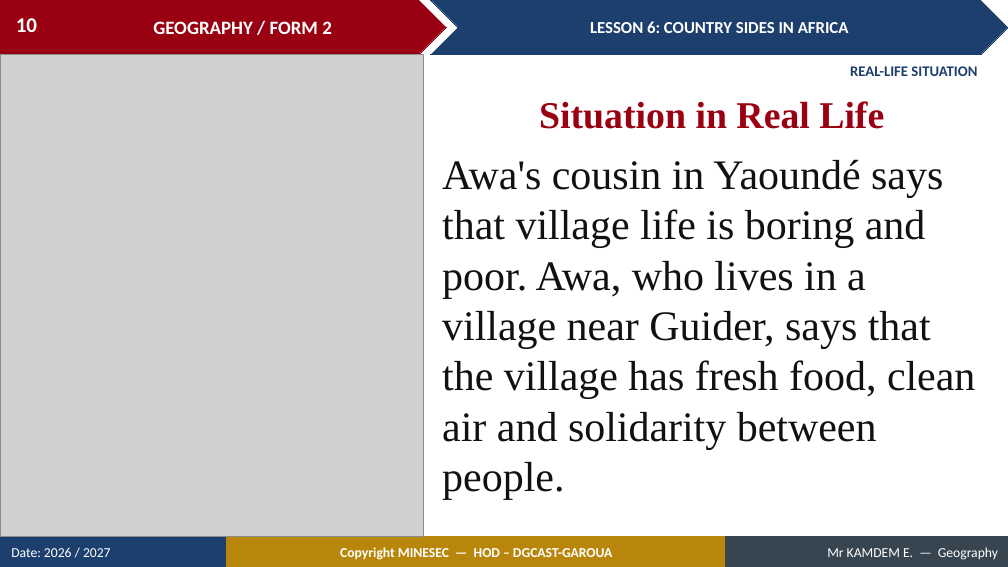
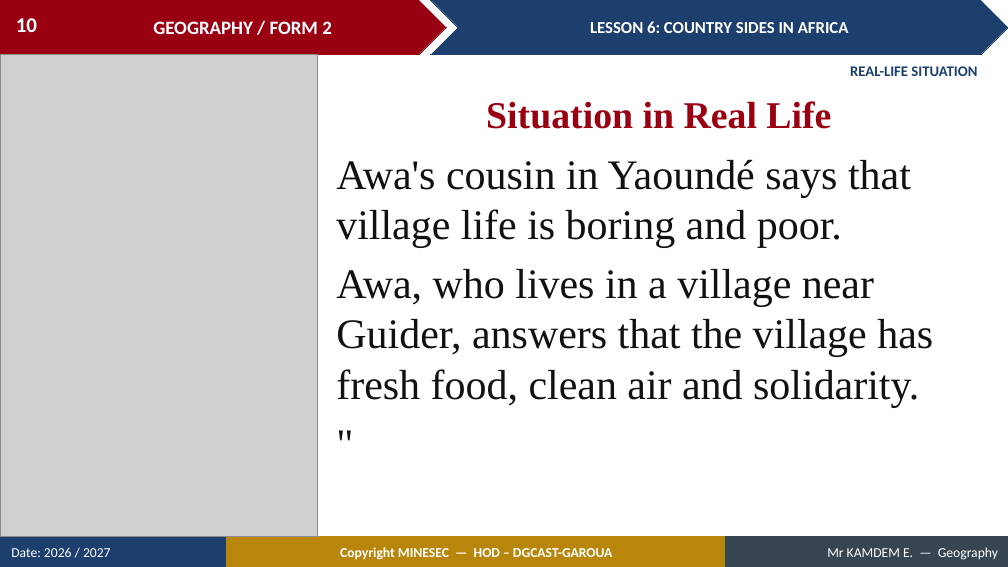
Before and after one commit to Berthautk/linea-github, a slide deck: slide 10 of lecons/F2/13_F2_M2_L06_Country_Sides_in_Africa.pptx. Drawn at 1008x567 pixels with LibreOffice and Linux fonts; fonts in the diff are those of the drawing; grey boxes stand for pictures. Boxes give left, top, right and bottom in pixels: in the first picture for what was removed or moved away, otherwise in the second. Text is boxed around its words. In the diff, an @@ line names an element or a change of style, - is before the commit and + after.

```diff
--- a/lecons/F2/13_F2_M2_L06_Country_Sides_in_Africa.pptx
+++ b/lecons/F2/13_F2_M2_L06_Country_Sides_in_Africa.pptx
@@ picture: place and size @@
-picture at <box>0,54,423,537</box>
+picture at <box>0,54,318,537</box>
@@ text "Situation in Real Life": place and size @@
-text "Situation in Real Life" at <box>539,101,884,129</box>
+text "Situation in Real Life" at <box>486,101,831,129</box>
@@ text at <box>336,159,933,407</box>: text changed @@
-Awa's cousin in Yaoundé says that village life is boring and poor. Awa, who lives in a village near Guider, says that the village has fresh food, clean air and solidarity between people.
+Awa's cousin in Yaoundé says that village life is boring and poor.
+Awa, who lives in a village near Guider, answers that the village has fresh food, clean air and solidarity.
+"
```
Also in this commit, not shown: 24 other slides changed, 25 slides added, 2 slides removed, 21 other files.
